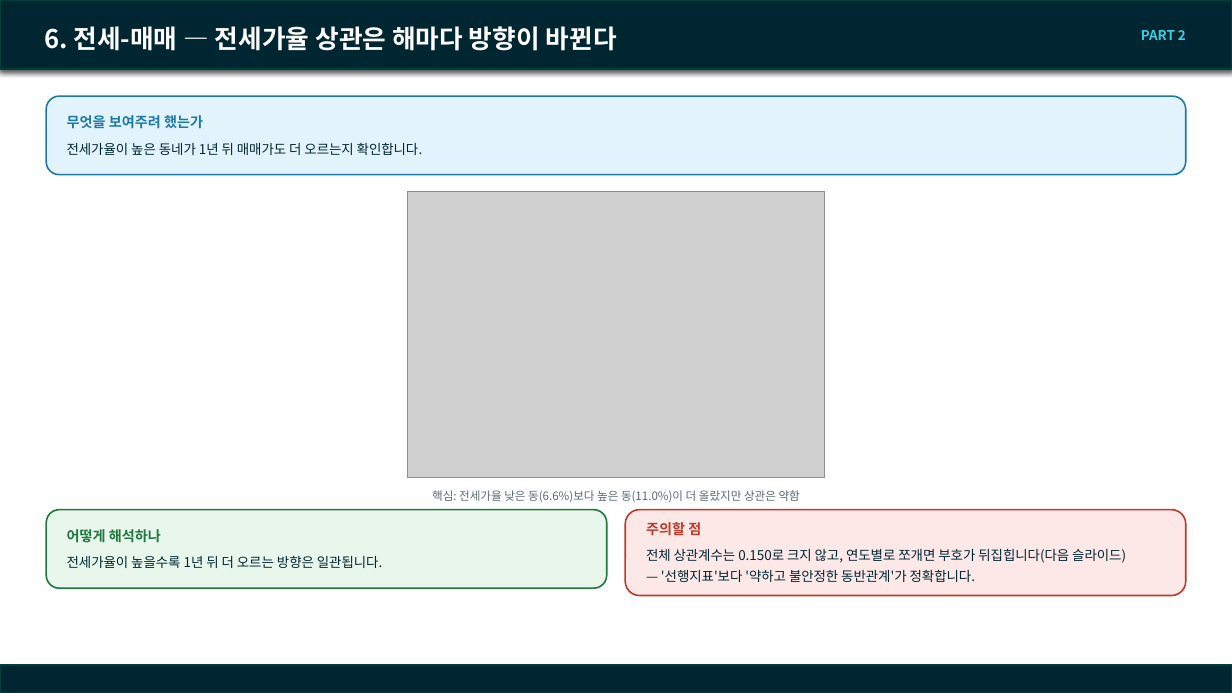
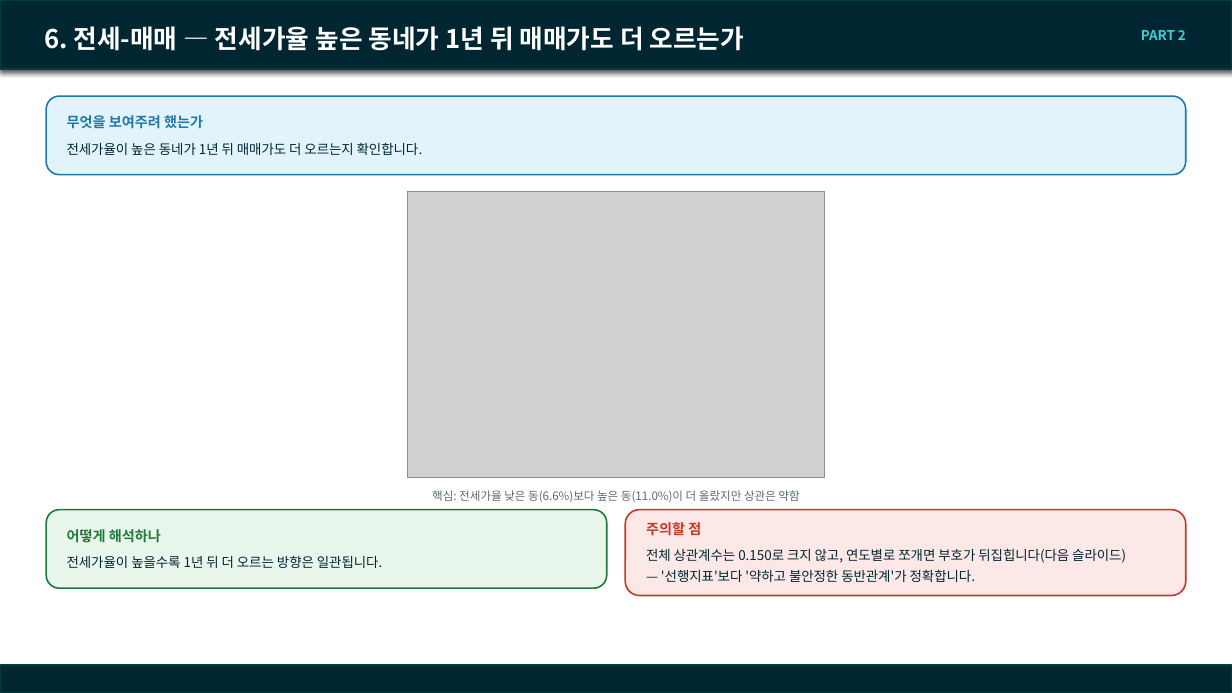
Before and after one commit to SunooJ-KR/Boomingup, a slide deck: slide 14 of eda/docs/260916_team_meeting.pptx. Drawn at 1232x693 pixels with LibreOffice and Linux fonts; fonts in the diff are those of the drawing; grey boxes stand for pictures; background and template pictures are left out. Boxes give left, top, right and bottom in pixels: in the first picture for what was removed or moved away, otherwise in the second. Text is boxed around its words. In the diff, an @@ line names an element or a change of style, - is before the commit and + after.

Commit message:
docs(eda): 분석 슬라이드 제목을 결론이 아닌 질문(목표)형으로 전면 수정
18개 분석 슬라이드(1~10번 축) 제목이 전부 "무엇을 봤더니 이랬다"는
결론을 바로 담고 있어서, 배경 설명 없이 제목만 보면 무슨 얘긴지 알기
어렵다는 지적을 반영했다. 각 슬라이드의 목적(purpose_box) 문구와
맞춰 "~는가" 질문형으로 바꿔, 제목만 봐도 이 슬라이드가 무엇을
확인하려는 건지 알 수 있게 했다. 결론은 기존처럼 본문(캡션·색상 박스)에
그대로 남는다.

```diff
--- a/eda/docs/260916_team_meeting.pptx
+++ b/eda/docs/260916_team_meeting.pptx
@@ title at (x1=44, y1=26, x2=745, y2=51): text changed @@
-6. 전세-매매 — 전세가율 상관은 해마다 방향이 바뀐다
+6. 전세-매매 — 전세가율 높은 동네가 1년 뒤 매매가도 더 오르는가
```
Also in this commit, not shown: 18 other slides changed, 1 other file.
